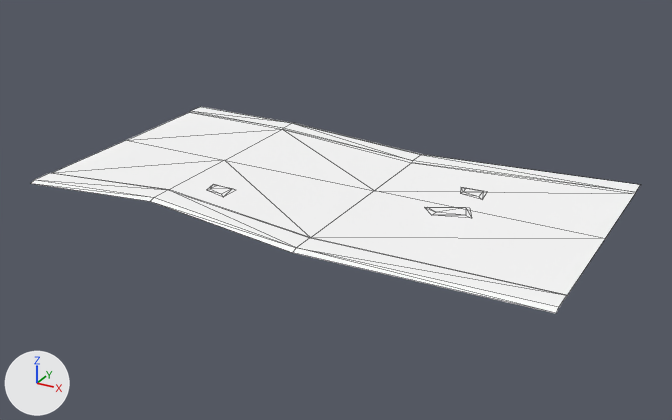
What one commit did to the glTF model assets/synty/simple_fantasy/models/SF_Env_Path_Straight_06.glb.
Camera for both pictures: a 50 mm lens placed at (0.0777, -0.1404, 0.0653), pointed at (0.0013, -0.0015, -0.0041). The axes (+X, +Y, +Z) are drawn at lower left. The lights are the same throughout. Mesh edges are drawn as thin lines.

Objects in the first picture: 'SF_Env_Path_Straight_07'.
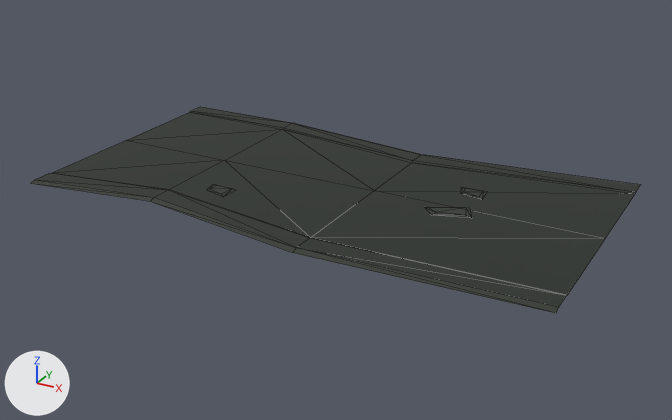
Location of each change, (x1, y1, x2, y2) in pixels of the pictures (672 x 420 px):
```json
{"object": "SF_Env_Path_Straight_07", "change": "surface changed", "before": [31, 107, 640, 313], "after": [31, 107, 640, 313], "on screen": "white to black"}
```

The change, as JSON lines over the scene's bpy script:
```json
{"op": "add", "block": "img_undead_footman_01", "code": ["img_undead_footman_01 = load_image('Undead_Footman_01', '_unpacked/Undead_Footman_01', 512, 512, 'sRGB')"]}
{"op": "remove", "block": "mat_lambert1", "code": "mat_lambert1.base_color = (1.0, 1.0, 1.0)  # white #ffffff"}
{"op": "add", "block": "mat_lambert1", "code": "mat_lambert1.texture = img_undead_footman_01"}
```
